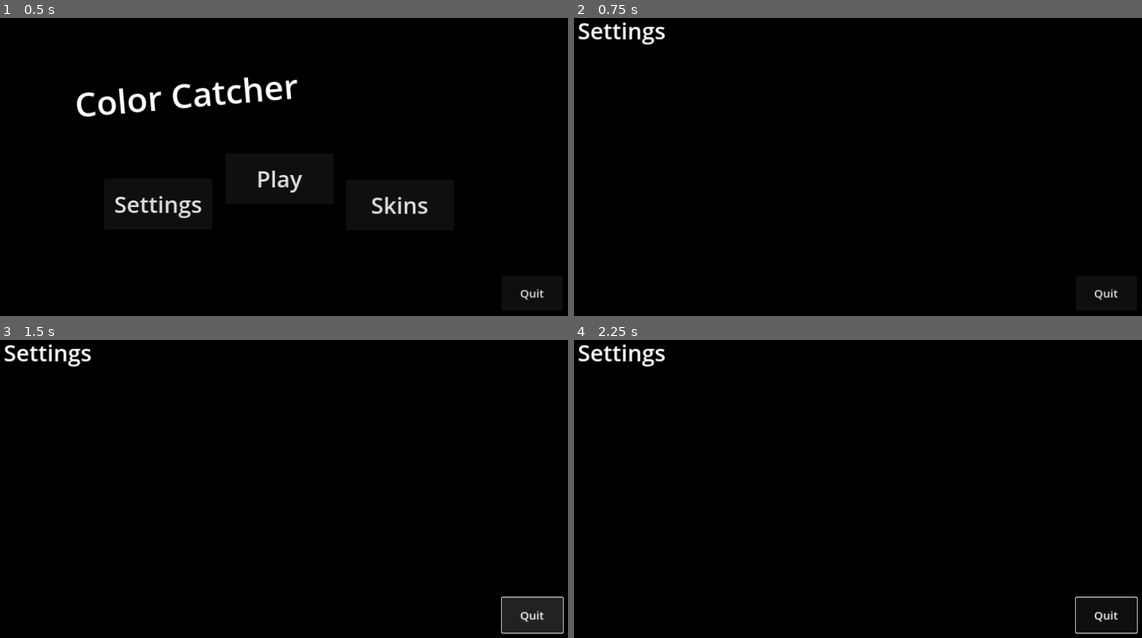
Above: before the commit, frames 1-4 (two rows, left to right).
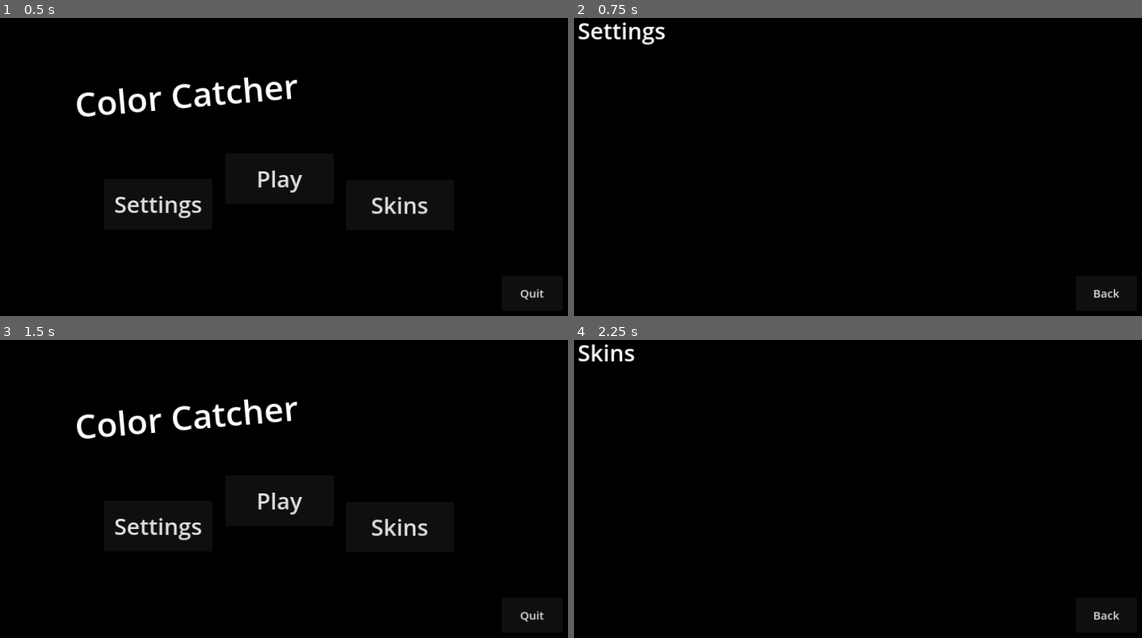
Above: after the commit, the same moments.

Repository: SkyDustGames/color-catcher
Game: Godot game, scene res://scenes/menu.tscn
The game is run twice, just before and just after one commit, with the same random seed, the same clock (stepped at 60 frames per second) and the same inputs.
Inputs (mouse positions are in pixels of both pictures, inside the frame that each line leads up to):
- Up to frame 1 (0.5 s): no input
- Up to frame 2 (0.75 s): click "Settings" at 0.5 s
- Up to frame 3 (1.5 s): click (533, 614) at 1.25 s, where only the run after the commit has a clickable "Back"
- Up to frame 4 (2.25 s): click (971, 527) at 2 s, where only the run after the commit has a clickable "Skins"

Frame 1 is identical in both runs. In frame 2, less than 0.1% of the frame differs, in the area x 91-97%, y 90-95%; in frame 3, 3.0%, in the area x 0-100%, y 1-99%; in frame 4, 0.7%.

Commit message:
Fix: Cannot quit game or go back to menu

Diff:
--- a/scenes/menu.tscn
+++ b/scenes/menu.tscn
@@ -1,7 +1,9 @@
-[gd_scene load_steps=3 format=3 uid="uid://cp7vnardlgioa"]
+[gd_scene load_steps=5 format=3 uid="uid://cp7vnardlgioa"]
 
 [ext_resource type="Script" path="res://scripts/ui/Menu.gd" id="1_0bigu"]
 [ext_resource type="Script" path="res://scripts/ui/Main.gd" id="2_d3acg"]
+[ext_resource type="Script" path="res://scripts/ui/Settings.gd" id="3_n2yob"]
+[ext_resource type="Script" path="res://scripts/ui/Skins.gd" id="4_7p7u3"]
 
 [node name="Menu" type="Control" node_paths=PackedStringArray("active", "disable_on_ready")]
 layout_mode = 3
@@ -72,6 +74,7 @@
 anchors_preset = 0
 offset_right = 1280.0
 offset_bottom = 720.0
+script = ExtResource("3_n2yob")
 
 [node name="Label" type="Label" parent="Settings"]
 layout_mode = 1
@@ -83,20 +86,21 @@
 theme_override_font_sizes/font_size = 50
 text = "Settings"
 
-[node name="QuitButton" type="Button" parent="Settings"]
+[node name="BackButton" type="Button" parent="Settings"]
 layout_mode = 0
 offset_left = 1125.0
 offset_top = 612.0
 offset_right = 1259.0
 offset_bottom = 689.0
 theme_override_font_sizes/font_size = 25
-text = "Quit"
+text = "Back"
 
 [node name="Skins" type="Control" parent="."]
 visible = false
 anchors_preset = 0
 offset_right = 1280.0
 offset_bottom = 720.0
+script = ExtResource("4_7p7u3")
 
 [node name="Label" type="Label" parent="Skins"]
 layout_mode = 1
@@ -108,16 +112,18 @@
 theme_override_font_sizes/font_size = 50
 text = "Skins"
 
-[node name="QuitButton" type="Button" parent="Skins"]
+[node name="BackButton" type="Button" parent="Skins"]
 layout_mode = 0
 offset_left = 1125.0
 offset_top = 612.0
 offset_right = 1259.0
 offset_bottom = 689.0
 theme_override_font_sizes/font_size = 25
-text = "Quit"
+text = "Back"
 
 [connection signal="pressed" from="Main/SettingsButton" to="Main" method="settings"]
 [connection signal="pressed" from="Main/PlayButton" to="." method="play"]
 [connection signal="pressed" from="Main/SkinsButton" to="Main" method="skins"]
 [connection signal="pressed" from="Main/QuitButton" to="." method="quit"]
+[connection signal="pressed" from="Settings/BackButton" to="Settings" method="back"]
+[connection signal="pressed" from="Skins/BackButton" to="Skins" method="back"]
--- a/scripts/Global.gd
+++ b/scripts/Global.gd
@@ -37,7 +37,3 @@
 			DisplayServer.window_set_mode(DisplayServer.WINDOW_MODE_FULLSCREEN)
 		else:
 			DisplayServer.window_set_mode(DisplayServer.WINDOW_MODE_WINDOWED)
-
-func _notification(what):
-	if what == NOTIFICATION_WM_CLOSE_REQUEST or NOTIFICATION_WM_GO_BACK_REQUEST:
-		write_save(save)
--- a/scripts/ui/Menu.gd
+++ b/scripts/ui/Menu.gd
@@ -16,7 +16,6 @@
 	tree.change_scene_to_file("res://scenes/menu.tscn")
 
 func quit():
-	tree.notification(NOTIFICATION_WM_CLOSE_REQUEST)
 	tree.quit(0)
 
 func change_active(new: Control):
--- /dev/null
+++ b/scripts/ui/Settings.gd
@@ -0,0 +1,4 @@
+extends Control
+
+func back():
+	$"..".change_active($"../Main")
--- /dev/null
+++ b/scripts/ui/Skins.gd
@@ -0,0 +1,4 @@
+extends Control
+
+func back():
+	$"..".change_active($"../Main")
